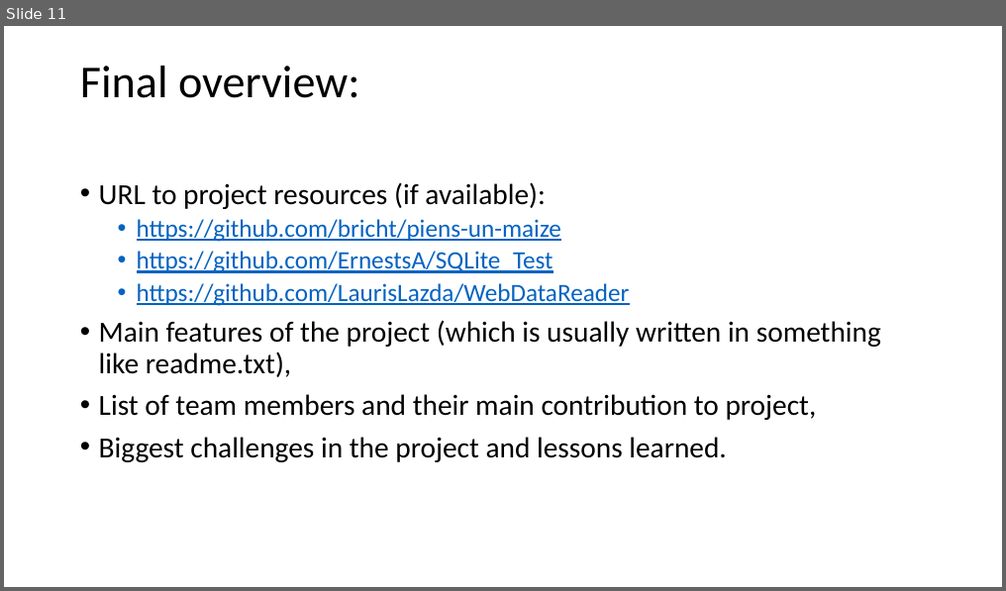
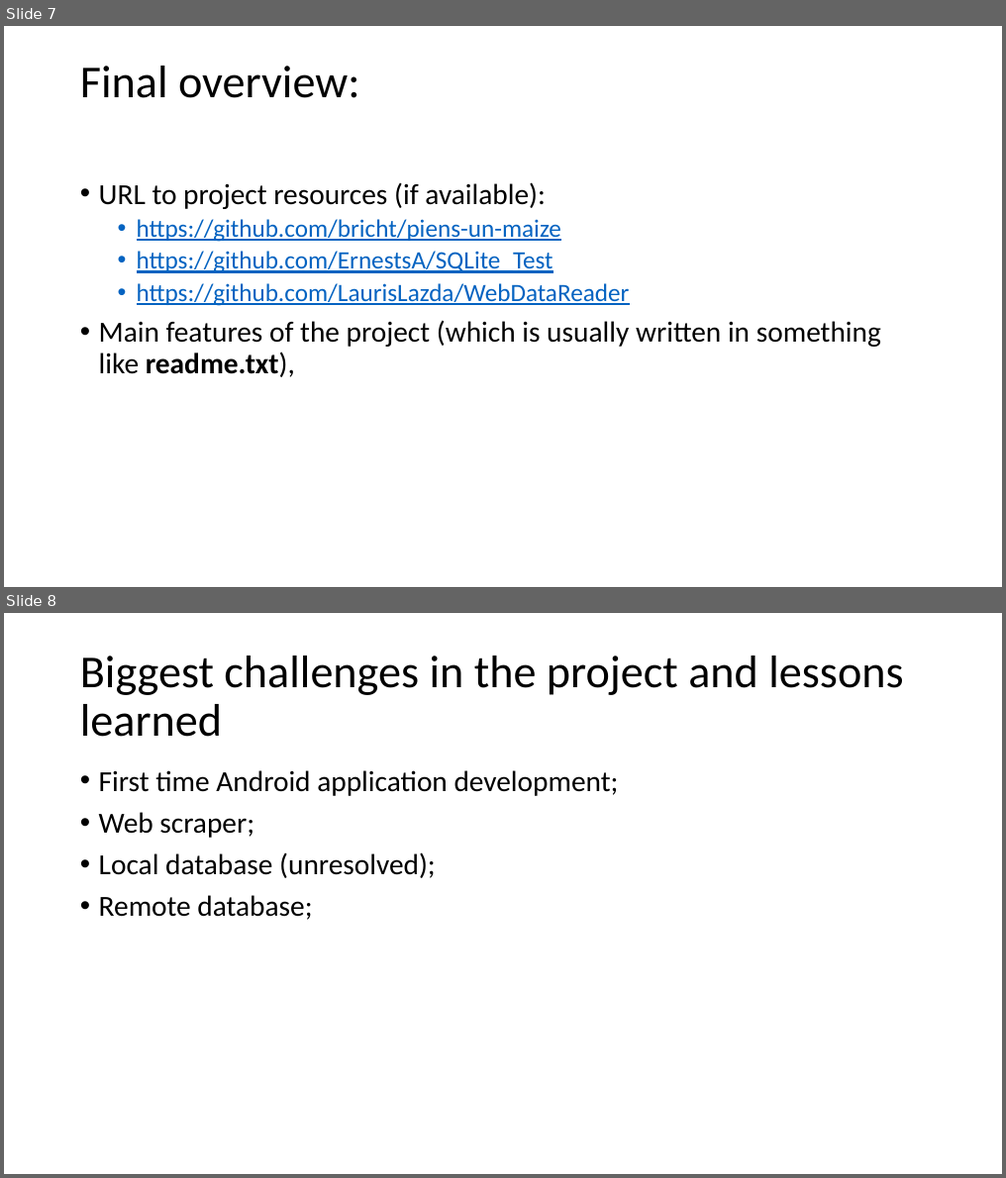
Before and after one commit to bricht/piens-un-maize, a slide deck: presentation/MilknBread.pptx. Shown one above the other, each under a label of ours: slide 11 before the commit, slides 7 and 8 after it. The pictures are 1006x591 and 1006x1178 pixels, drawn with LibreOffice and Linux fonts; fonts in the diff are those of the drawing. Boxes give left, top, right and bottom in pixels: in the first picture for what was removed or moved away, otherwise in the second. Text is boxed around its words. In the diff, an @@ line names an element or a change of style, - is before the commit and + after.

```diff
--- a/presentation/MilknBread.pptx
+++ b/presentation/MilknBread.pptx
@@ slide 8 added at (x1=4, y1=613, x2=1002, y2=1174), background #FFFFFF @@
@@ title added at (x1=80, y1=656, x2=903, y2=737), 44 pt, text #000000 @@
+Biggest challenges in the project and lessons learned
@@ text added at (x1=99, y1=770, x2=619, y2=920), 28 pt, text #000000 @@
+• First time Android application development;
+• Web scraper;
+• Local database (unresolved);
+• Remote database;
@@ what was slide 11 is now slide 7 @@
@@ slide 7 changed as well @@
@@ text at (x1=99, y1=320, x2=881, y2=377): bold on in "readme.txt)," @@
@@ text at (x1=99, y1=394, x2=817, y2=463): paragraphs removed @@
-• List of team members and their main contribution to project,
-• Biggest challenges in the project and lessons learned.
```
Also in this commit, not shown: 7 other slides changed, 1 other slide added, 4 slides removed.
